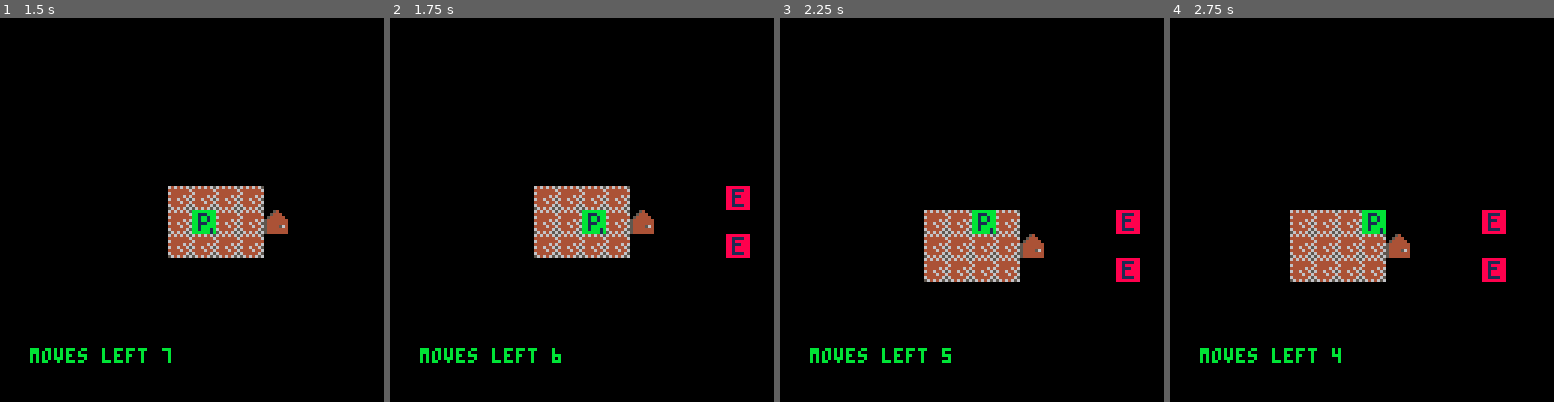
Above: before the commit, frames 1-4 (left to right).
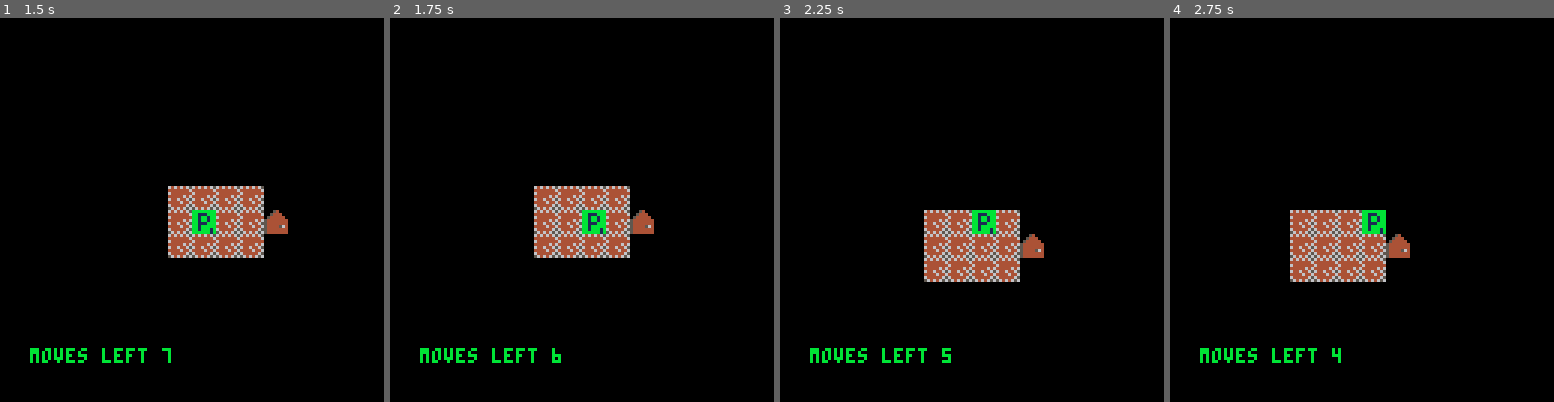
Above: after the commit, the same moments.

Repository: rad-corps/HQuest
Game: PICO-8 cartridge hq.p8
Same seed, same stepped clock (60 frames per second), same inputs: the game is played once before the commit and once after it.
Inputs:
- Up to frame 1 (1.5 s): tap X (X key) at 0.33, 1.07 s; tap O (Z key) at 0.7 s
- Up to frame 2 (1.75 s): hold Right from 1.6 s (still down); tap O (Z key) at 1.7 s
- Up to frame 3 (2.25 s): tap X (X key) at 1.85 s; release Right at 2.1 s; tap O (Z key) at 2.1 s; hold Up from 2.15 s (still down)
- Up to frame 4 (2.75 s): release Up at 2.42 s; hold Right from 2.47 s (still down); tap O (Z key) at 2.5 s

Frame 1 is identical in both runs. In frame 2, 0.8% of the frame differs, in the area x 87-94%, y 43-63%; in frame 3, 0.8%; in frame 4, 0.8%.

Commit message:
fixed enemy active hitboxes

Diff:
--- a/hq.p8
+++ b/hq.p8
@@ -89,6 +89,7 @@
 		local enemy = enemy:new()
 		enemy.x = en[1]
 		enemy.y = en[2]
+		enemy.active = false
 		add(actors, enemy)
 	end
 end
@@ -101,13 +102,13 @@
 		if cell_in_room(rm, x, y) then
 			printh("revealing room: " .. rm.x .. " " .. rm.y)
 			rm.visible = true
-		end
-
-		--check all enemies collision with room
-		for i=2, #actors do
-			if cell_in_room(rm, actors[i].x, actors[i].y) then
-				printh("setting actor to active: " .. i )
-				actors[i].active = true
+
+			--check all enemies collision with room
+			for i=2, #actors do
+				if cell_in_room(rm, actors[i].x, actors[i].y) then
+					printh("setting actor to active: " .. i )
+					actors[i].active = true
+				end
 			end
 		end
 	end
@@ -287,7 +288,6 @@
 	o = o or {}
 	setmetatable(o, self)
  	self.__index = self
- 	self.active = false
 	return o
 end
 
@@ -306,6 +306,8 @@
 function enemy:update()
 
 	if (self.active == false) then
+		printh("enemy inactive")
+		self:finishmove()
 		do return end
 	end
 
